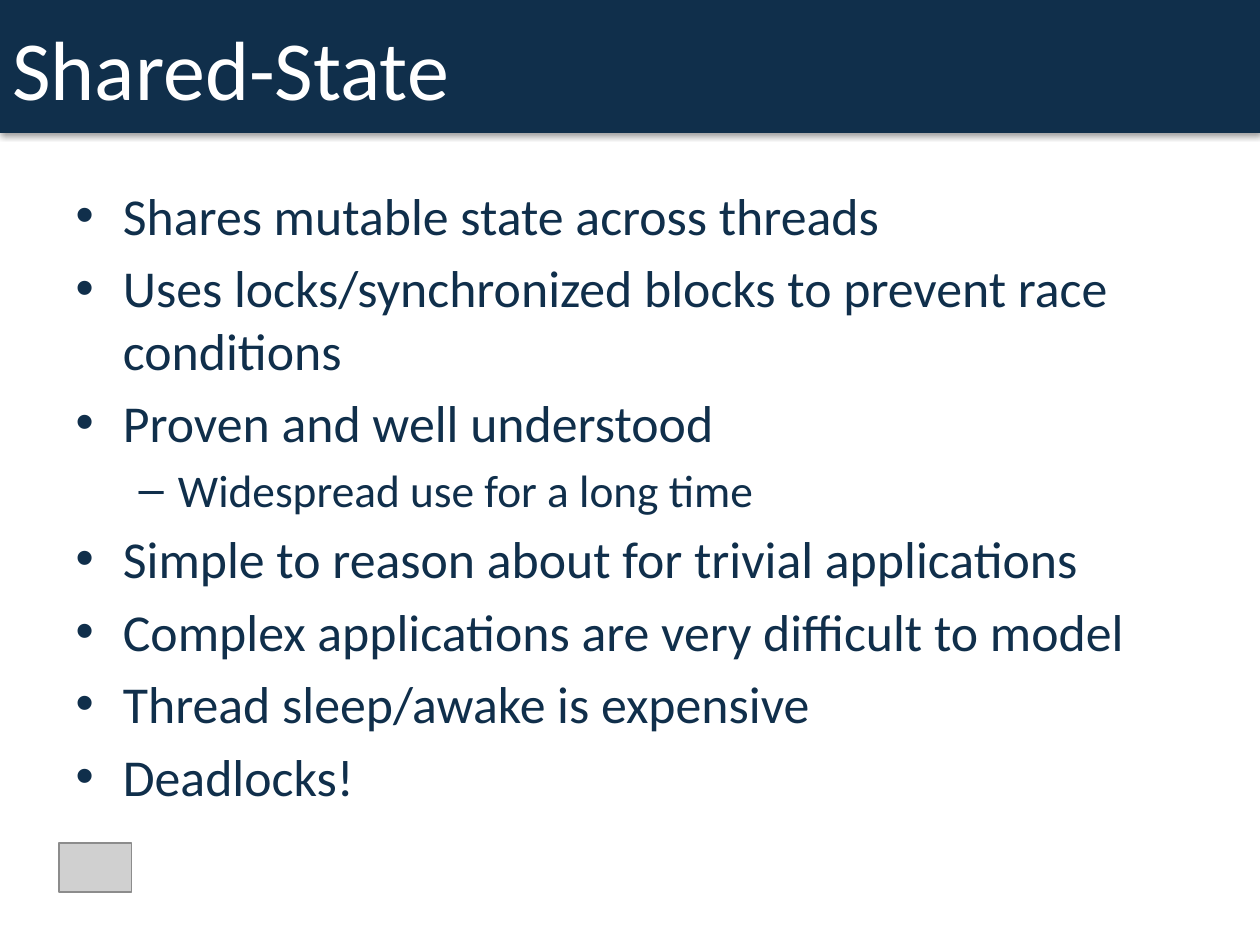
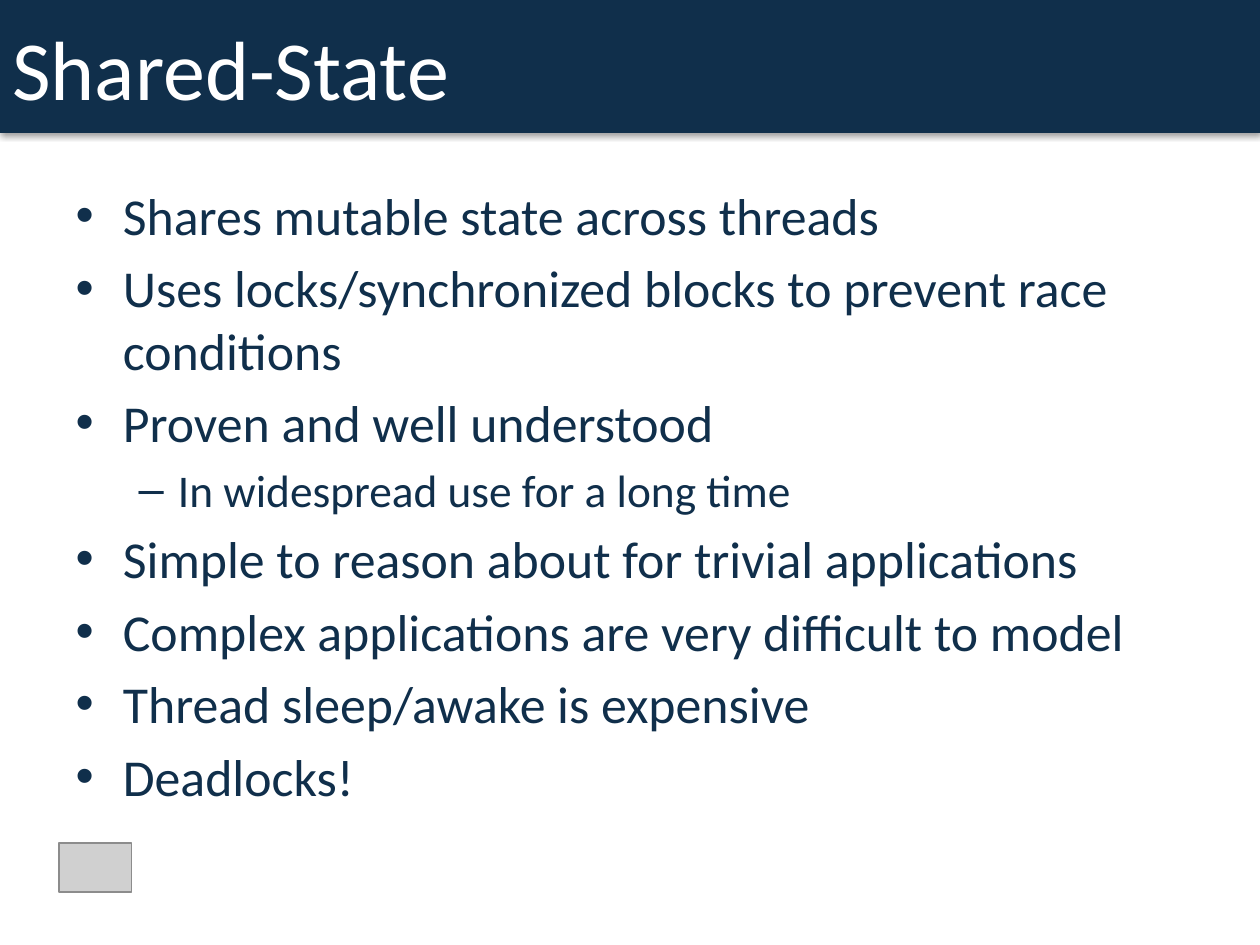
Before and after one commit to dspeele/react-vs-shared-state-inventory, a slide deck: slide 6 of React Vs Shared State Deck.pptx. Drawn at 1260x945 pixels with LibreOffice and Linux fonts; fonts in the diff are those of the drawing; grey boxes stand for pictures. Boxes give left, top, right and bottom in pixels: in the first picture for what was removed or moved away, otherwise in the second. Text is boxed around its words. In the diff, an @@ line names an element or a change of style, - is before the commit and + after.

```diff
--- a/React Vs Shared State Deck.pptx
+++ b/React Vs Shared State Deck.pptx
@@ text at (178,475,790,515): text changed @@
-  – Widespread use for a long time
+  – In widespread use for a long time
```
Also in this commit, not shown: 4 slides added, 2 other files.
